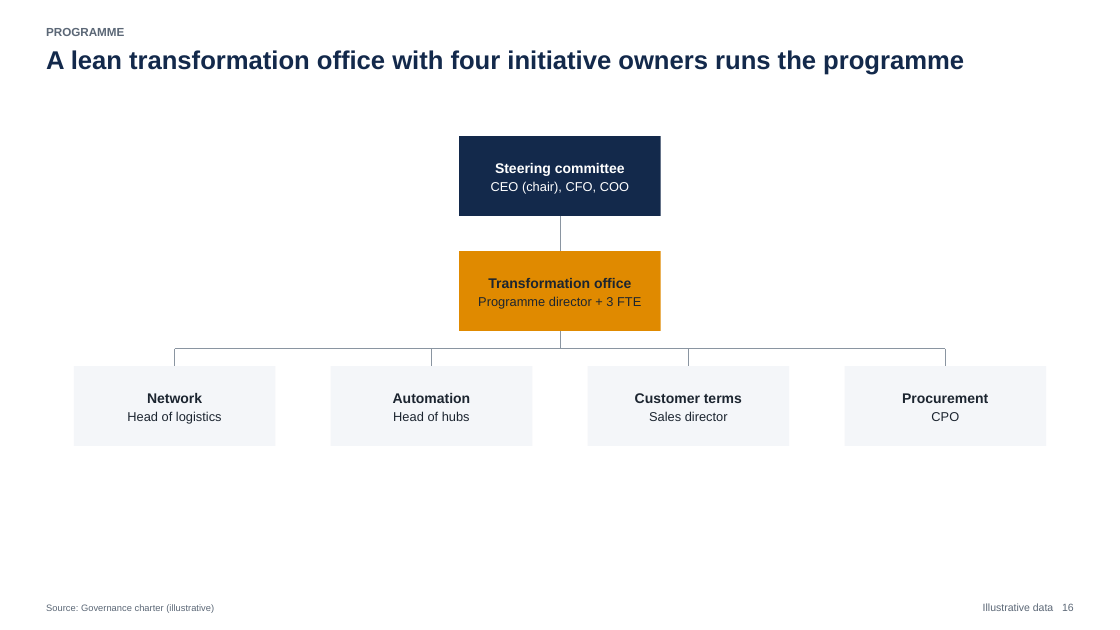
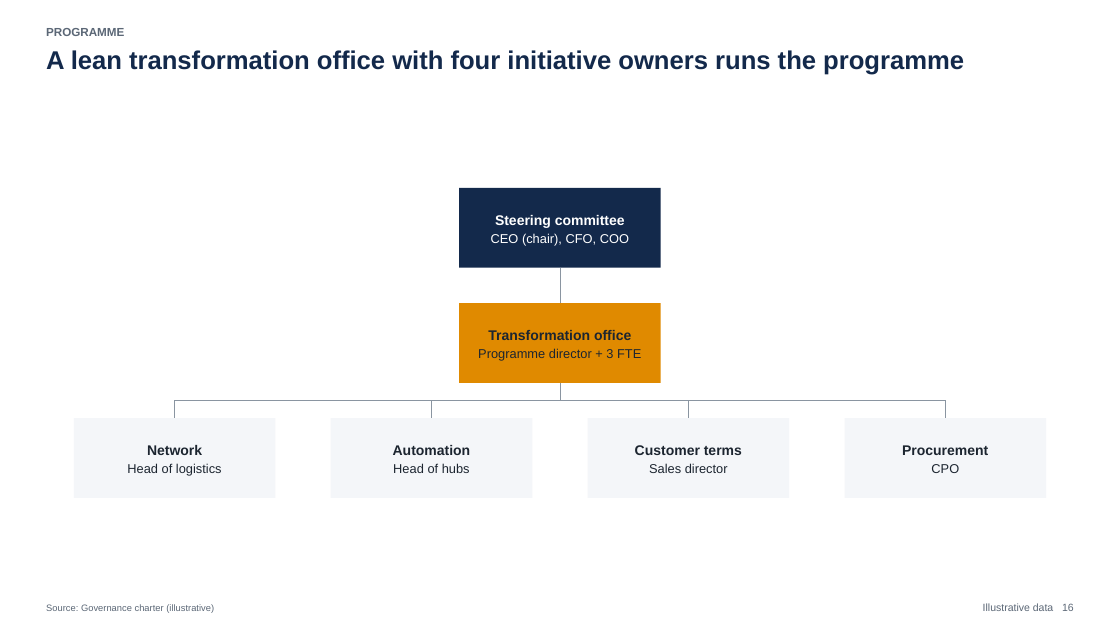
Before and after one commit to diegonievesdesantos-oss/MBBslides, a slide deck: slide 16 of examples/gallery/output/deck.pptx. Drawn at 1120x630 pixels with LibreOffice and Linux fonts; fonts in the diff are those of the drawing. Boxes give left, top, right and bottom in pixels: in the first picture for what was removed or moved away, otherwise in the second. Text is boxed around its words. In the diff, an @@ line names an element or a change of style, - is before the commit and + after.

```diff
--- a/examples/gallery/output/deck.pptx
+++ b/examples/gallery/output/deck.pptx
@@ 11 lines, 6 texts, 6 rectangles: place and size @@
-11 lines, 6 texts, 6 rectangles at (74,136,1046,446)
+11 lines, 6 texts, 6 rectangles at (74,188,1046,498)
```
Also in this commit, not shown: 3 other slides changed, 54 other files.
